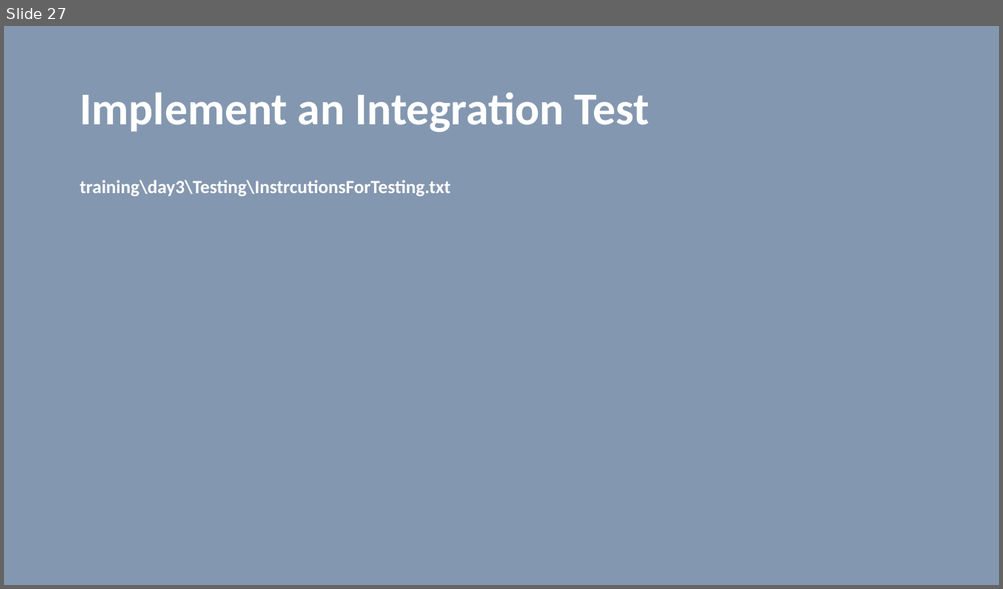
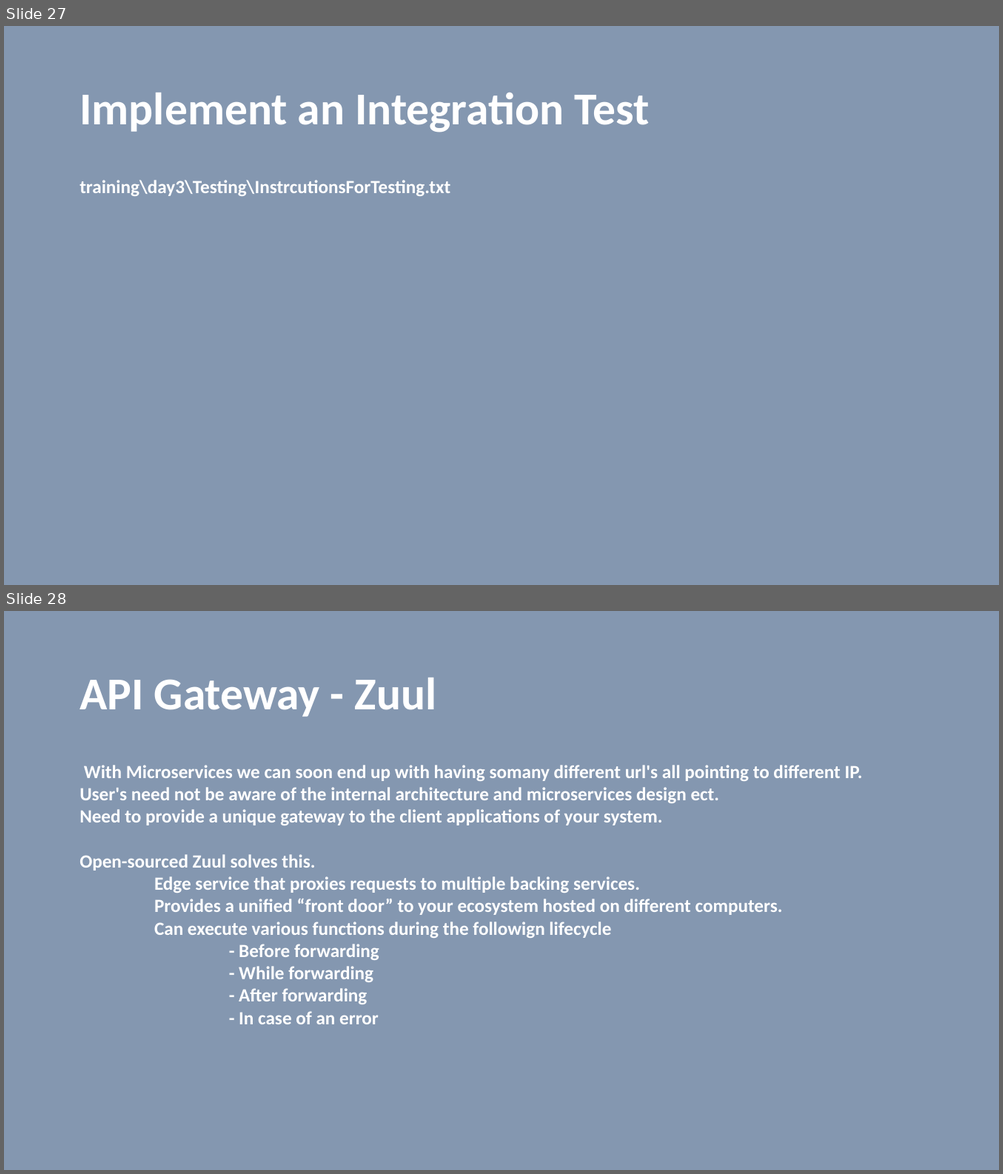
Before and after one commit to vilasvarghese/microservices, a slide deck: training/day3/Day3.pptx. Shown one above the other, each under a label of ours: slide 27 before the commit, slides 27 and 28 after it. The pictures are 1003x589 and 1003x1174 pixels, drawn with LibreOffice and Linux fonts; fonts in the diff are those of the drawing. Boxes give left, top, right and bottom in pixels: in the first picture for what was removed or moved away, otherwise in the second. Text is boxed around its words. In the diff, an @@ line names an element or a change of style, - is before the commit and + after.

```diff
--- a/training/day3/Day3.pptx
+++ b/training/day3/Day3.pptx
@@ slide 28 added at box(4, 611, 999, 1170), background #8497B0 @@
@@ title added at box(79, 678, 437, 717), 44 pt, text #FFFFFF, bold @@
+API Gateway - Zuul
@@ text added at box(79, 765, 862, 1025), 18 pt, text #FFFFFF, bold @@
+With Microservices we can soon end up with having somany different url's all pointing to different IP.
+User's need not be aware of the internal architecture and microservices design ect.
+Need to provide a unique gateway to the client applications of your system.
+Open-sourced Zuul solves this.
+Edge service that proxies requests to multiple backing services.
+Provides a unified “front door” to your ecosystem hosted on different computers.
+Can execute various functions during the followign lifecycle
+- Before forwarding
+- While forwarding
+- After forwarding
+- In case of an error
```
Also in this commit, not shown: 16 other slides added, 3 slides removed, 2 other files.
